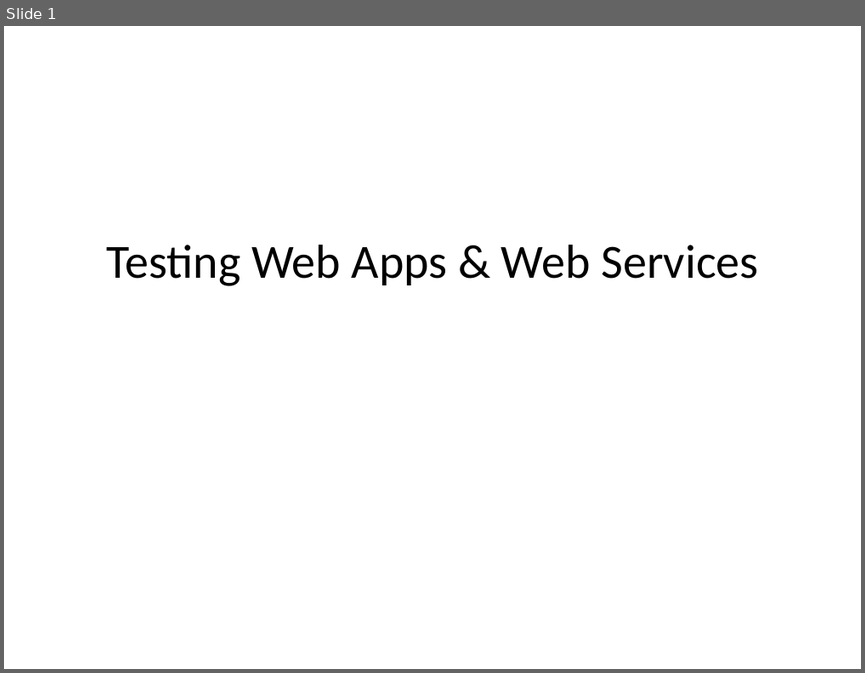
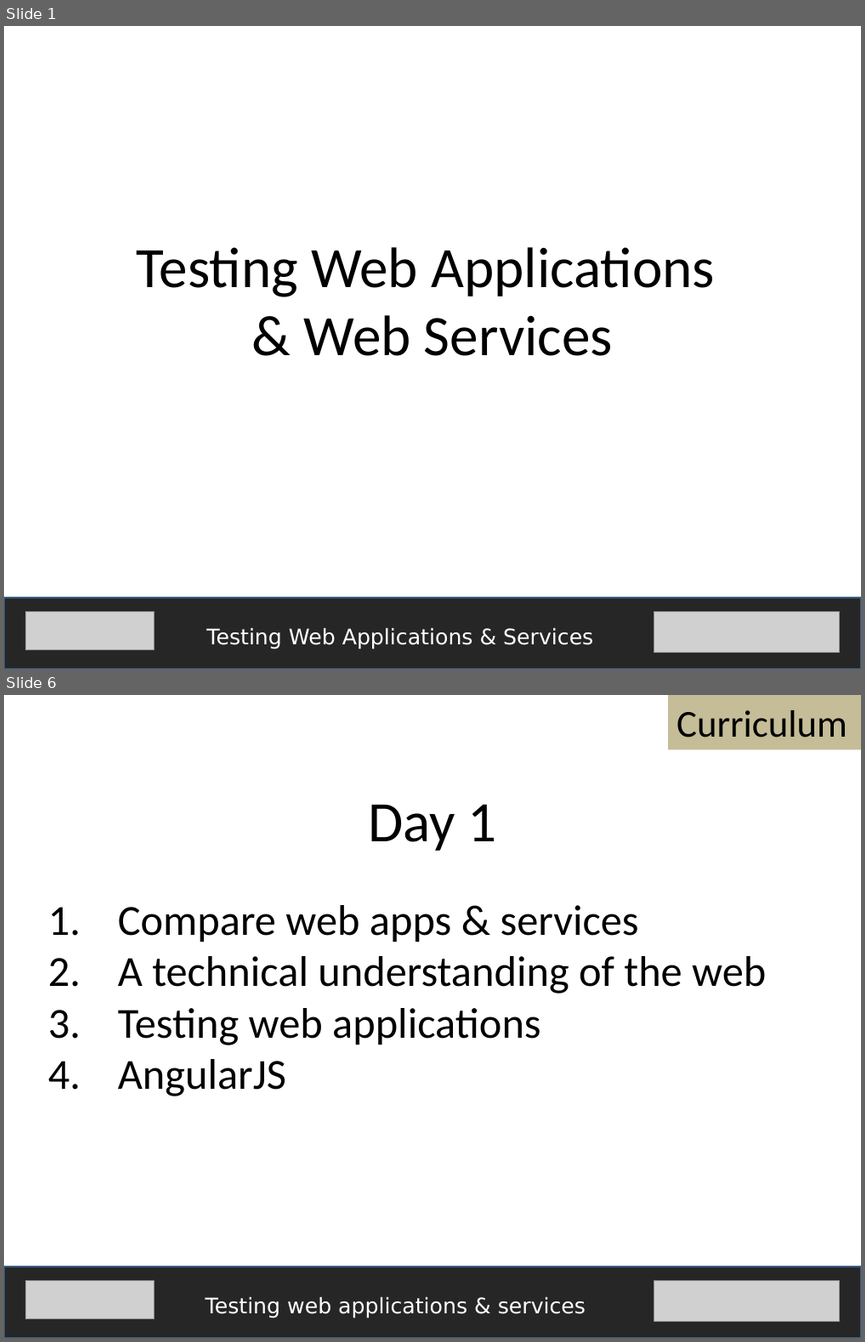
Before and after one commit to fijiaaron/testing-web-apps-and-services, a slide deck: presentations/Introduction.pptx. Shown one above the other, each under a label of ours: slide 1 before the commit, slides 1 and 6 after it; the slides between them are not shown. The pictures are 865x673 and 865x1342 pixels, drawn with LibreOffice and Linux fonts; fonts in the diff are those of the drawing; grey boxes stand for pictures. Boxes give left, top, right and bottom in pixels: in the first picture for what was removed or moved away, otherwise in the second. Text is boxed around its words. In the diff, an @@ line names an element or a change of style, - is before the commit and + after.

Commit message:
First presentation (introduction) is done except for minor edits, formatting, and pictures(?) but document still needs some work.

```diff
--- a/presentations/Introduction.pptx
+++ b/presentations/Introduction.pptx
@@ slide 6 added at [4, 695, 861, 1338], background #FFFFFF @@
@@ rectangle added at [668, 695, 861, 750], fill #C4BD97, 32 pt, text #000000 @@
+Curriculum
@@ text added at [368, 804, 497, 851], 48 pt, text #000000 @@
+Day 1
@@ text added at [118, 905, 766, 1096], 36 pt, text #000000 @@
+1. Compare web apps & services
+2. A technical understanding of the web
+3. Testing web applications
+4. AngularJS
@@ rectangle added at [4, 1266, 861, 1338], fill #262626, outline #3A5F8C 2 pt @@
@@ picture added at [25, 1280, 154, 1319] @@
@@ picture added at [653, 1280, 840, 1321] @@
@@ text added at [205, 1297, 585, 1318], 18 pt, text #FFFFFF @@
+Testing web applications & services
@@ slide 1 changed as well @@
@@ text "Testing Web Applications" at [137, 247, 715, 356]: vertical alignment middle to top @@
@@ text at [137, 247, 715, 356]: text changed; size 40 to 48 pt @@
-Testing Web Apps & Web Services
+Testing Web Applications
+& Web Services
@@ rectangle added at [4, 597, 861, 669], fill #262626, outline #3A5F8C 2 pt @@
@@ picture added at [25, 611, 154, 650] @@
@@ picture added at [653, 611, 840, 652] @@
@@ text added at [206, 628, 593, 649], 18 pt, text #FFFFFF @@
+Testing Web Applications & Services
```
Also in this commit, not shown: 16 other slides added, 13 slides removed, 1 other file.
